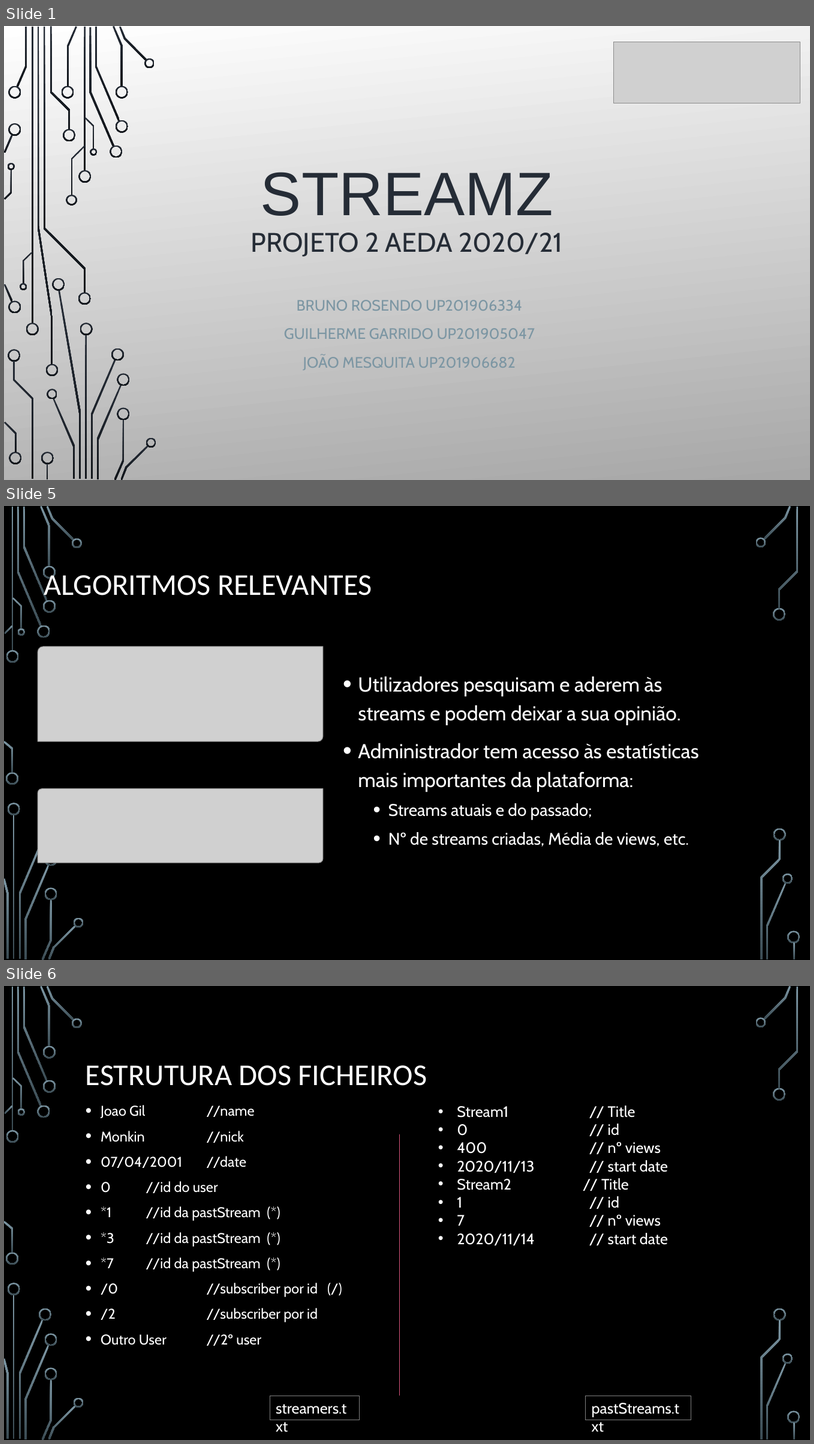
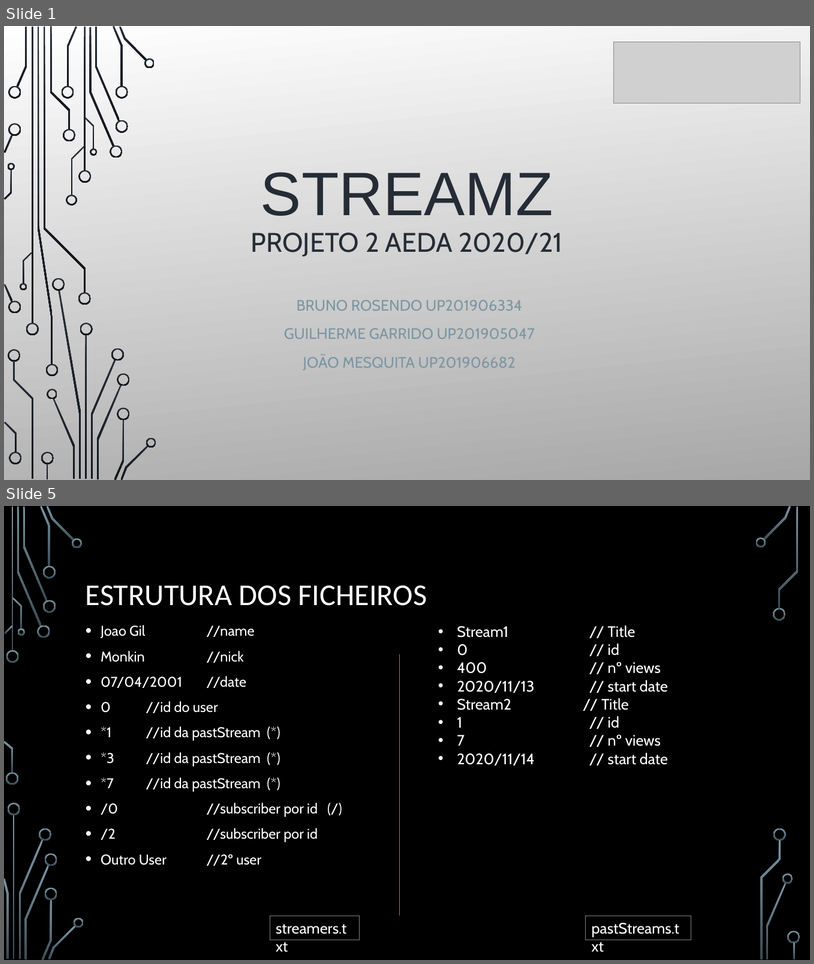
Before and after one commit to BrunoRosendo/StreamZ-AEDA-proj-, a slide deck: Parte 2.pptx. Shown one above the other, each under a label of ours: slides 1, 5 and 6 before the commit, slides 1 and 5 after it; the slides between them are not shown. The pictures are 814x1444 and 814x964 pixels, drawn with LibreOffice and Linux fonts; fonts in the diff are those of the drawing; grey boxes stand for pictures; background and template pictures are left out. Boxes give left, top, right and bottom in pixels: in the first picture for what was removed or moved away, otherwise in the second. Text is boxed around its words. In the diff, an @@ line names an element or a change of style, - is before the commit and + after.

```diff
--- a/Parte 2.pptx
+++ b/Parte 2.pptx
@@ slide 5 removed at (x1=4, y1=506, x2=810, y2=960), background picture (left out); not listed: 36 template elements that a slide beside it also shows @@
@@ title removed at (x1=44, y1=570, x2=372, y2=602) @@
-ALGORITMOS RELEVANTES
@@ picture removed at (x1=38, y1=646, x2=323, y2=741) @@
@@ text removed at (x1=358, y1=676, x2=699, y2=846) @@
-• Utilizadores pesquisam e aderem às streams e podem deixar a sua opinião.
-• Administrador tem acesso às estatísticas mais importantes da plataforma:
-  • Streams atuais e do passado;
-  • Nº de streams criadas, Média de views, etc.
@@ picture removed at (x1=38, y1=789, x2=323, y2=862) @@
@@ what was slide 6 is now slide 5 @@
```
Also in this commit, not shown: 5 slides changed, 2 slides added, 3 other slides removed.
